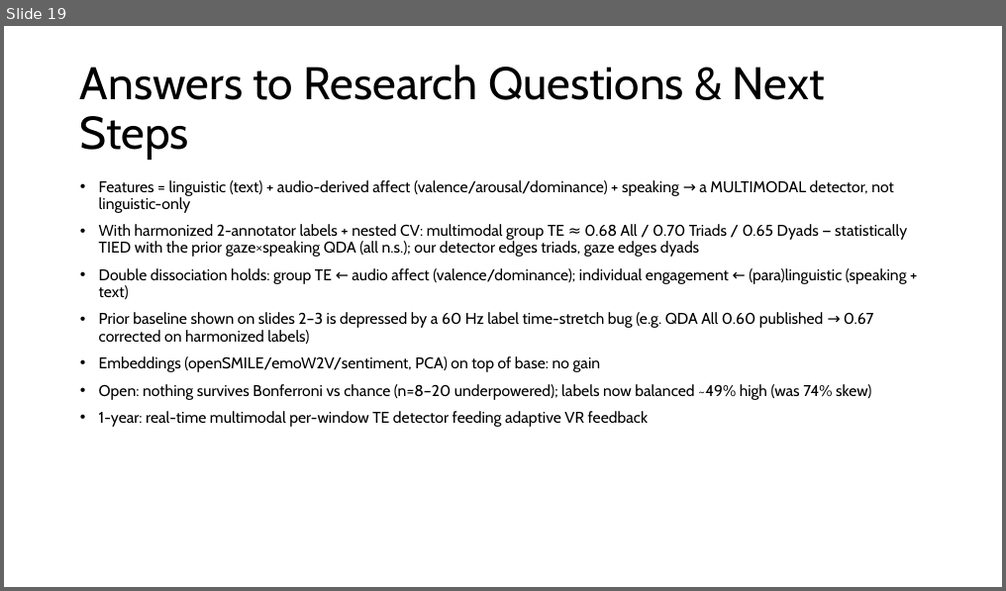
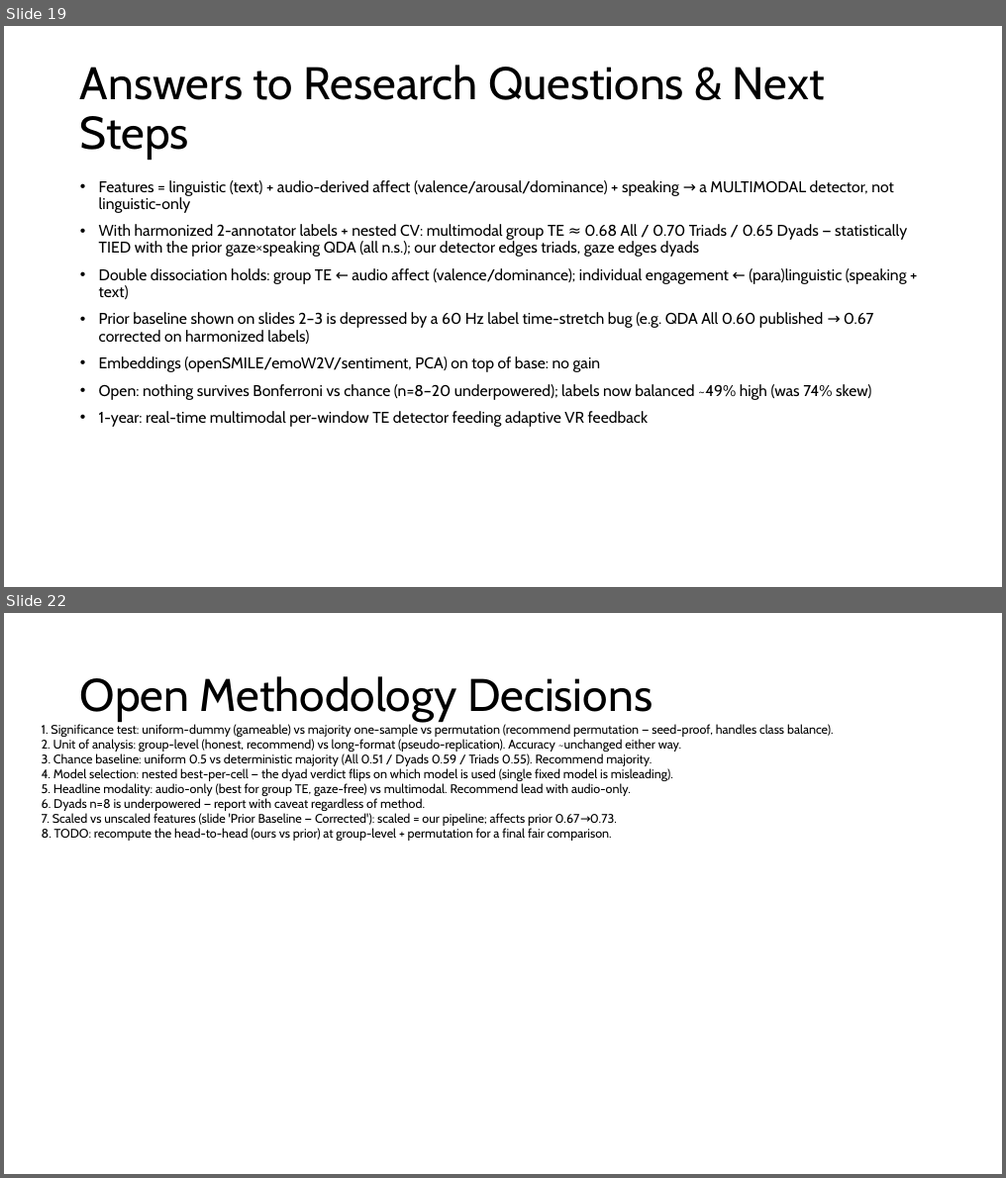
Before and after one commit to carlotes247/vilearn_ml, a slide deck: discover/2026_March_ViLearn_Planning.pptx. Shown one above the other, each under a label of ours: slide 19 before the commit, slides 19 and 22 after it; the slides between them are not shown. The pictures are 1006x591 and 1006x1178 pixels, drawn with LibreOffice and Linux fonts; fonts in the diff are those of the drawing. Boxes give left, top, right and bottom in pixels: in the first picture for what was removed or moved away, otherwise in the second. Text is boxed around its words. In the diff, an @@ line names an element or a change of style, - is before the commit and + after.

```diff
--- a/discover/2026_March_ViLearn_Planning.pptx
+++ b/discover/2026_March_ViLearn_Planning.pptx
@@ slide 22 added at [4,613,1002,1174], background #FFFFFF @@
@@ title added at [80,676,652,722], 44 pt, text #000000 @@
+Open Methodology Decisions
@@ text added at [42,724,834,841], 12 pt, text #000000 @@
+1. Significance test: uniform-dummy (gameable) vs majority one-sample vs permutation (recommend permutation — seed-proof, handles class balance).
+2. Unit of analysis: group-level (honest, recommend) vs long-format (pseudo-replication). Accuracy ~unchanged either way.
+3. Chance baseline: uniform 0.5 vs deterministic majority (All 0.51 / Dyads 0.59 / Triads 0.55). Recommend majority.
+4. Model selection: nested best-per-cell — the dyad verdict flips on which model is used (single fixed model is misleading).
+5. Headline modality: audio-only (best for group TE, gaze-free) vs multimodal. Recommend lead with audio-only.
+6. Dyads n=8 is underpowered — report with caveat regardless of method.
+7. Scaled vs unscaled features (slide 'Prior Baseline — Corrected'): scaled = our pipeline; affects prior 0.67→0.73.
+8. TODO: recompute the head-to-head (ours vs prior) at group-level + permutation for a final fair comparison.
```
Also in this commit, not shown: 1 slide changed, 2 other slides added, 2 other files.
